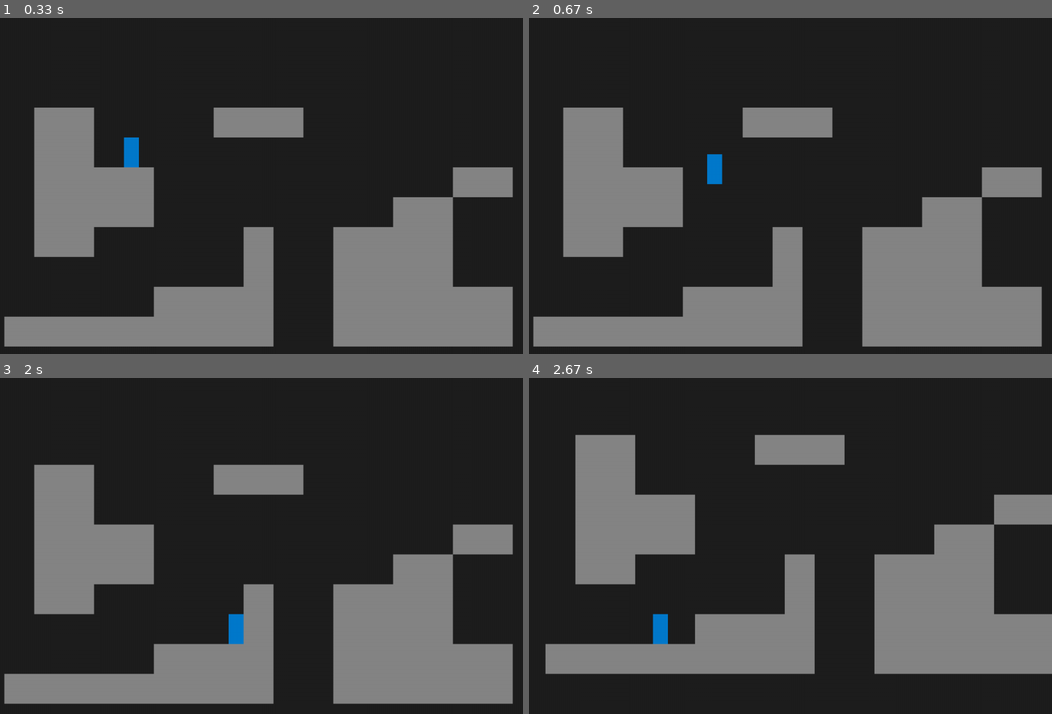
Above: before the commit, frames 1-4 (two rows, left to right).
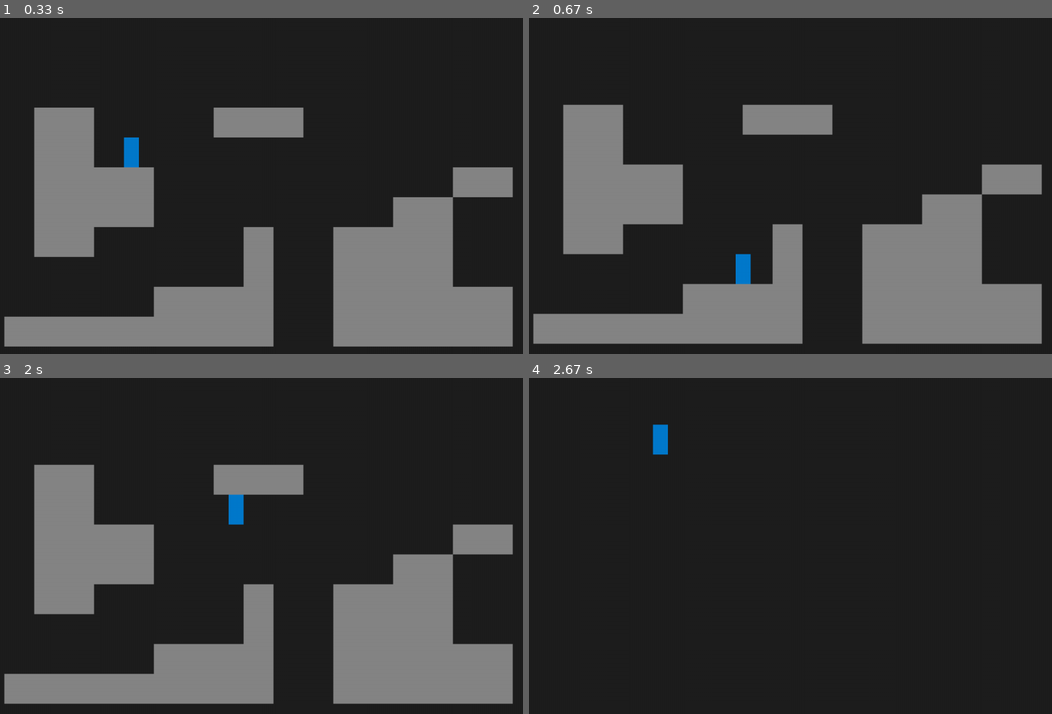
Above: after the commit, the same moments.

Repository: 2nPlusOne/pygame-platformer
Game: pygame game, started from main.py
Same seed, same stepped clock (60 frames per second), same inputs: the game is played once before the commit and once after it.
Inputs:
- Up to frame 1 (0.33 s): no input
- Up to frame 2 (0.67 s): hold Right from 0.33 s (still down)
- Up to frame 3 (2 s): release Right at 0.8 s; hold Up 0.83-1.13 s; tap G at 1.67 s
- Up to frame 4 (2.67 s): hold Left 2-2.53 s

Frame 1 is identical in both runs. In frame 2, 3.2% of the frame differs, in the area x 0-99%, y 25-98%; in frame 3, 0.5%; in frame 4, 29%, in the area x 3-100%, y 13-89%.

Commit message:
few changes to parameters

Diff:
--- a/main.py
+++ b/main.py
@@ -4,6 +4,7 @@
 
 # TODO:
 # - Add better jumping using time to apex and jump height
+# - Add variable jump height - [CHECK]
 
 # Pygame Initialization
 pygame.init()
--- a/player.py
+++ b/player.py
@@ -23,9 +23,10 @@
         self.is_jumping = False
         self.jump_pressed = False
         self.gravity = GRAVITY
-        self.jump_velocity = 16 #(2 * MAX_JUMP_HEIGHT) / TIME_TO_JUMP_APEX
-        self.jump_gravity =  0.8 #(2 * MAX_JUMP_HEIGHT) / (TIME_TO_JUMP_APEX ** 2)
-        self.jump_gravity_scale = GRAVITY # * self.jump_gravity
+        # h = ()
+        self.jump_velocity = (-2 * MAX_JUMP_HEIGHT) / TIME_TO_JUMP_APEX
+        self.jump_gravity =  (2 * MAX_JUMP_HEIGHT) / (TIME_TO_JUMP_APEX ** 2)
+        self.jump_gravity_scale = GRAVITY * self.jump_gravity
         self.fall_gravity_scale = self.jump_gravity_scale * FALL_GRAVITY_MULTIPLIER
 
         # Time
@@ -37,13 +38,16 @@
         """Process input events. This method is called by Level, which passes in the events from the main game loop."""
         for event in events:
             if event.type == pygame.KEYDOWN:
-                if event.key == pygame.K_LEFT:
+                if event.key == pygame.K_LEFT: # Move left
                     self.direction_x = -1
-                if event.key == pygame.K_RIGHT:
+                if event.key == pygame.K_RIGHT: # Move right
                     self.direction_x = 1
-                if event.key == pygame.K_UP:
+                if event.key == pygame.K_UP: # Jump
                     self.jump_pressed = True
                     self.try_jump()
+                if event.key == pygame.K_g: # Invert gravity
+                    self.fall_gravity_scale = -self.fall_gravity_scale
+                    self.gravity = -self.gravity
 
             if event.type == pygame.KEYUP:
                 if event.key == pygame.K_LEFT and self.direction_x < 0:
@@ -59,7 +63,7 @@
         if not can_jump: return
         self.gravity = self.jump_gravity_scale
         self.is_jumping = True
-        self.velocity.y = -self.jump_velocity
+        self.velocity.y = self.jump_velocity
         self.jumps_remaining -= 1
 
     def move_player(self):
@@ -80,19 +84,28 @@
             elif abs(self.rect.left - sprite.rect.right) < COLLISION_TOLERANCE and self.velocity.x < 0:
                 self.rect.left = sprite.rect.right
             self.velocity.x = 0
+            break
 
         # Vertical movement and collisions
-        self.rect.y += self.velocity.y
-        for sprite in self.collision_sprites.sprites():
-            if not sprite.rect.colliderect(self.rect): continue
-            # Bottom collision
-            elif abs(self.rect.bottom - sprite.rect.top) < COLLISION_TOLERANCE and self.velocity.y > 0:
-                self.rect.bottom = sprite.rect.top
-            # Top collision
-            elif abs(self.rect.top - sprite.rect.bottom) < COLLISION_TOLERANCE and self.velocity.y < 0:
-                self.rect.top = sprite.rect.bottom
-            self.velocity.y = 0
+        # Since vertical movement can be potentially a lot faster than horizontal due to gravity,
+        # we need to check for collisions as we go each frame, instead of after moving by the velocity.
+        for i in range(abs(int(self.velocity.y))):
+            collided = False
+            self.rect.y += abs(self.velocity.y) / self.velocity.y
+            for sprite in self.collision_sprites.sprites():
+                if not sprite.rect.colliderect(self.rect): continue
+                # Bottom collision
+                elif abs(self.rect.bottom - sprite.rect.top) < COLLISION_TOLERANCE and self.velocity.y > 0:
+                    self.rect.bottom = sprite.rect.top
+                # Top collision
+                elif abs(self.rect.top - sprite.rect.bottom) < COLLISION_TOLERANCE and self.velocity.y < 0:
+                    self.rect.top = sprite.rect.bottom
+                self.velocity.y = 0
+                collided = True
+                break
+            if collided: break
 
+        # Set gravity to fall gravity scale if we're falling or not holding jump
         if (not self.is_grounded and (not self.jump_pressed or self.velocity.y > 0)):
             self.gravity = self.fall_gravity_scale
 
--- a/settings.py
+++ b/settings.py
@@ -33,19 +33,19 @@
 FPS = 60
 
 # Player settings
-MAX_PLAYER_SPEED = 8
+MAX_PLAYER_SPEED = 12
 SMOOTH_TIME = 0.1
 COLLISION_TOLERANCE = TILE_SIZE / 2
-GRAVITY = 0.8
+GRAVITY = .8
 
 # Jumping
 COYOTE_TIME = 0.2
 JUMP_FORCE = 16
 MAX_JUMPS = 2
 
-MAX_JUMP_HEIGHT = .5
-TIME_TO_JUMP_APEX = .5
-FALL_GRAVITY_MULTIPLIER = 1.6
+MAX_JUMP_HEIGHT = 2
+TIME_TO_JUMP_APEX = 1
+FALL_GRAVITY_MULTIPLIER = 1.5
 
 # Colors
 BG_COLOR = '#1e1e1e'
